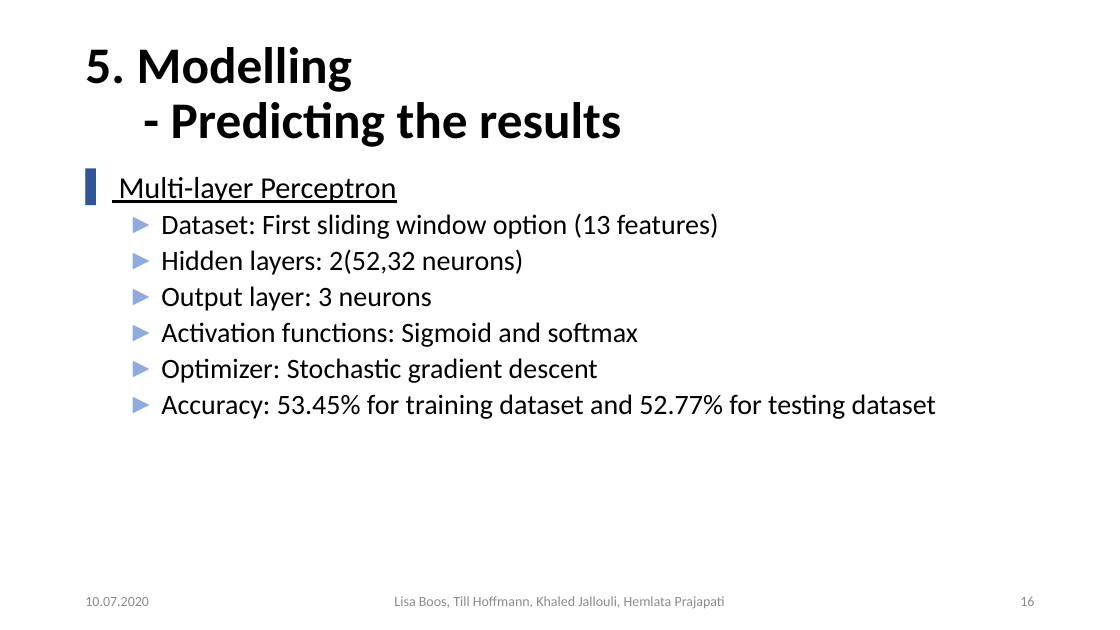
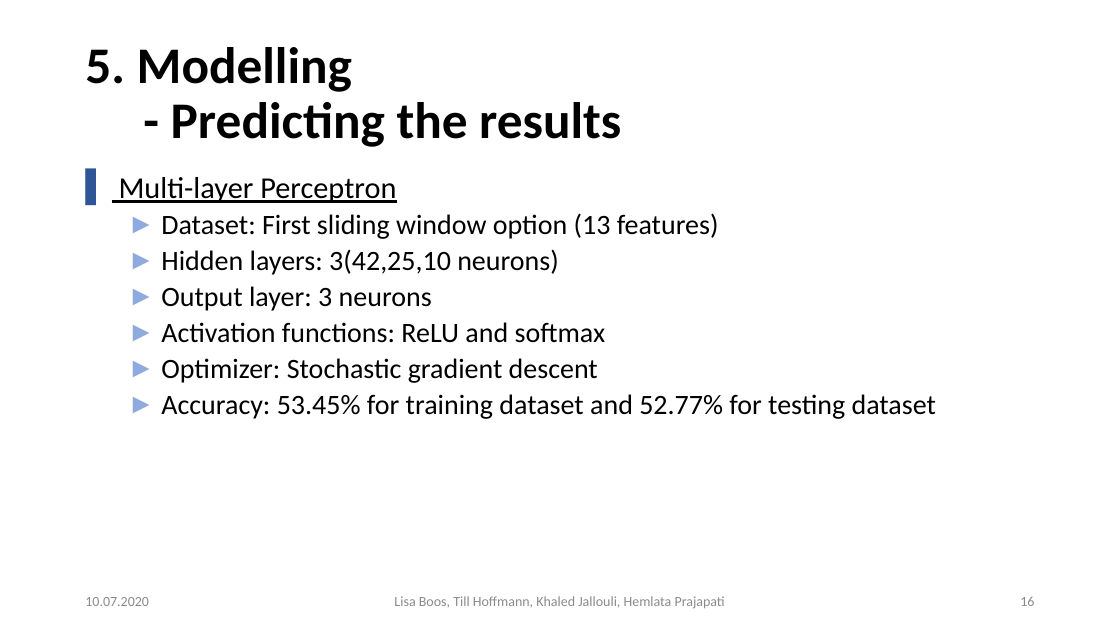
Before and after one commit to Khaledjallouli/project, a slide deck: slide 16 of Daily/sprint9/Final_Presentation_Phase_I.pptx. Drawn at 1120x630 pixels with LibreOffice and Linux fonts; fonts in the diff are those of the drawing; background and template pictures are left out. Boxes give left, top, right and bottom in pixels: in the first picture for what was removed or moved away, otherwise in the second. Text is boxed around its words. In the diff, an @@ line names an element or a change of style, - is before the commit and + after.

```diff
--- a/Daily/sprint9/Final_Presentation_Phase_I.pptx
+++ b/Daily/sprint9/Final_Presentation_Phase_I.pptx
@@ text at [161, 249, 559, 275]: text changed @@
-  ► Hidden layers: 2(52,32 neurons)
+  ► Hidden layers: 3(42,25,10 neurons)
@@ text at [161, 322, 606, 343]: text changed @@
-  ► Activation functions: Sigmoid and softmax
+  ► Activation functions: ReLU and softmax
```
Also in this commit, not shown: 7 other slides changed.
